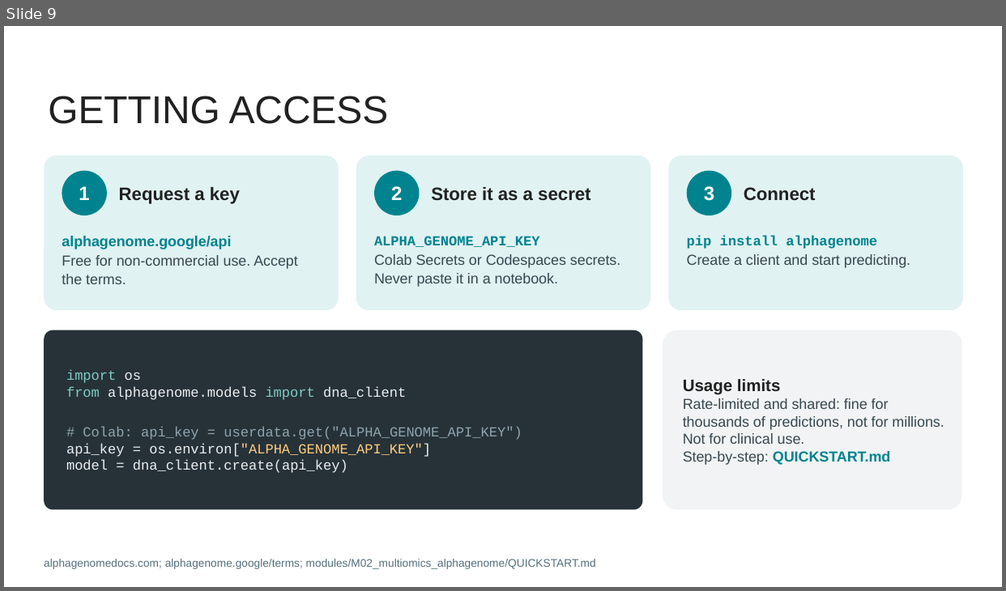
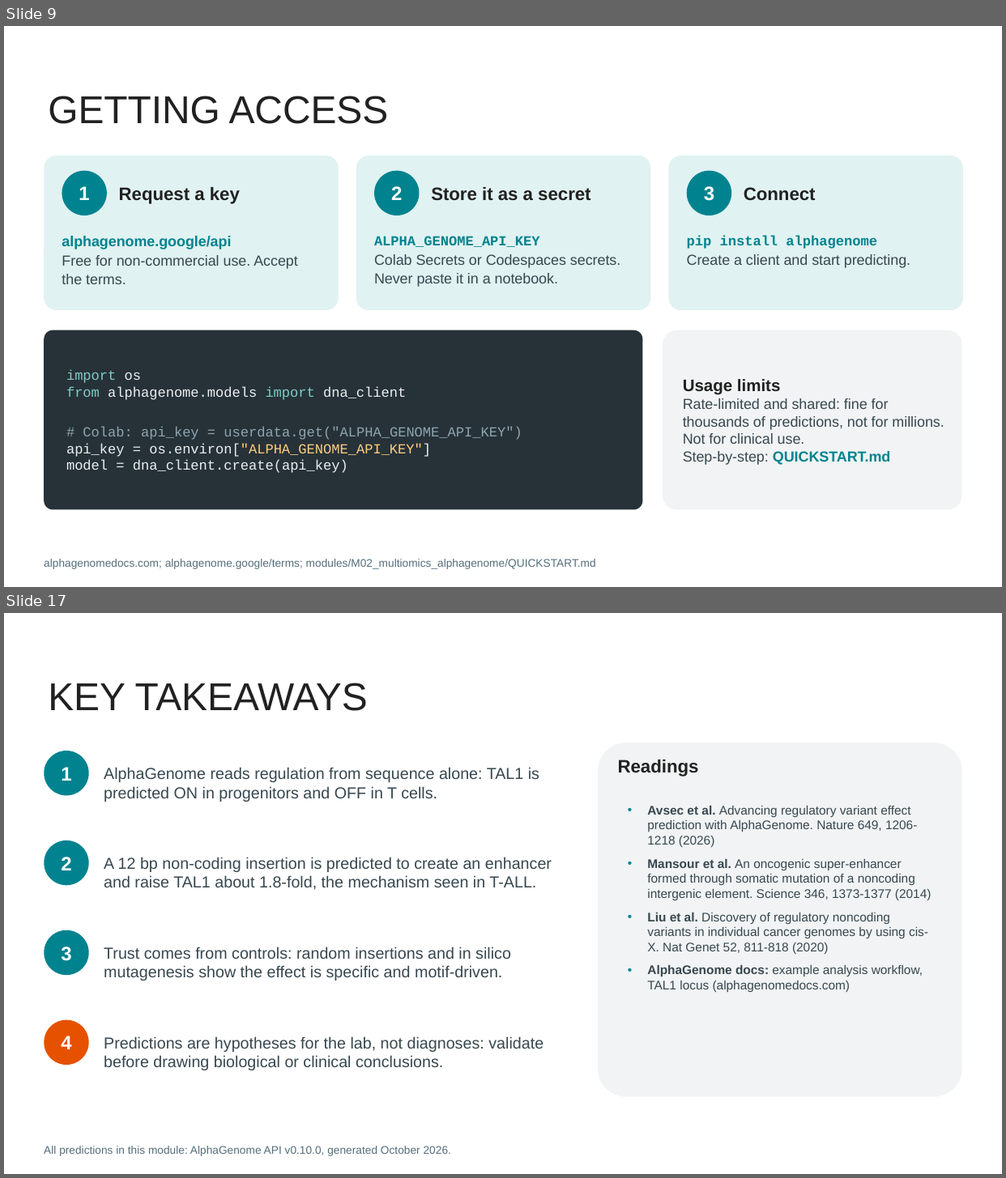
Before and after one commit to BigMindLab/Tutorial_IA_ISCB-LATAM_2026, a slide deck: slides/Workshop-ISCB_M02.pptx. Shown one above the other, each under a label of ours: slide 9 before the commit, slides 9 and 17 after it; the slides between them are not shown. The pictures are 1006x591 and 1006x1178 pixels, drawn with LibreOffice and Linux fonts; fonts in the diff are those of the drawing. Boxes give left, top, right and bottom in pixels: in the first picture for what was removed or moved away, otherwise in the second. Text is boxed around its words. In the diff, an @@ line names an element or a change of style, - is before the commit and + after.

```diff
--- a/slides/Workshop-ISCB_M02.pptx
+++ b/slides/Workshop-ISCB_M02.pptx
@@ slide 17 added at (4, 613, 1002, 1174), background #FFFFFF @@
@@ title added at (48, 683, 368, 711), 28 pt, text #212121 @@
+KEY TAKEAWAYS
@@ ellipse added at (44, 751, 89, 795), fill #00838F, 14 pt, text #FFFFFF, bold @@
+1
@@ rounded rectangle added at (598, 743, 962, 1097), fill #F1F3F4 @@
@@ text added at (104, 767, 539, 802), 11.5 pt, text #37474F @@
+AlphaGenome reads regulation from sequence alone: TAL1 is predicted ON in progenitors and OFF in T cells.
@@ text added at (618, 760, 699, 777), 13 pt, text #212121, bold @@
+Readings
@@ text added at (647, 806, 931, 992), 9 pt, text #37474F @@
+• Avsec et al. Advancing regulatory variant effect prediction with AlphaGenome. Nature 649, 1206-1218 (2026)
+• Mansour et al. An oncogenic super-enhancer formed through somatic mutation of a noncoding intergenic element. Science 346, 1373-1377 (2014)
+• Liu et al. Discovery of regulatory noncoding variants in individual cancer genomes by using cis-X. Nat Genet 52, 811-818 (2020)
+• AlphaGenome docs: example analysis workflow, TAL1 locus (alphagenomedocs.com)
@@ ellipse added at (44, 841, 89, 885), fill #00838F, 14 pt, text #FFFFFF, bold @@
+2
@@ text added at (104, 857, 552, 890), 11.5 pt, text #37474F @@
+A 12 bp non-coding insertion is predicted to create an enhancer and raise TAL1 about 1.8-fold, the mechanism seen in T-ALL.
@@ ellipse added at (44, 931, 89, 975), fill #00838F, 14 pt, text #FFFFFF, bold @@
+3
@@ text added at (104, 947, 511, 981), 11.5 pt, text #37474F @@
+Trust comes from controls: random insertions and in silico mutagenesis show the effect is specific and motif-driven.
@@ ellipse added at (44, 1020, 89, 1065), fill #E65100, 14 pt, text #FFFFFF, bold @@
+4
@@ text added at (104, 1037, 543, 1071), 11.5 pt, text #37474F @@
+Predictions are hypotheses for the lab, not diagnoses: validate before drawing biological or clinical conclusions.
@@ text added at (44, 1146, 451, 1157), 8 pt, text #546E7A @@
+All predictions in this module: AlphaGenome API v0.10.0, generated October 2026.
```
Also in this commit, not shown: 7 other slides added.
